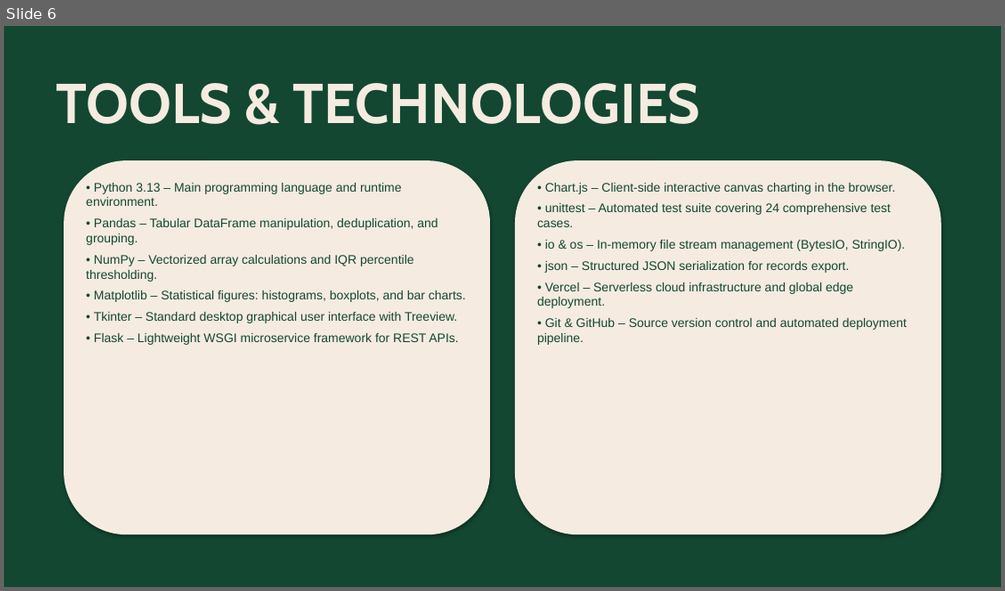
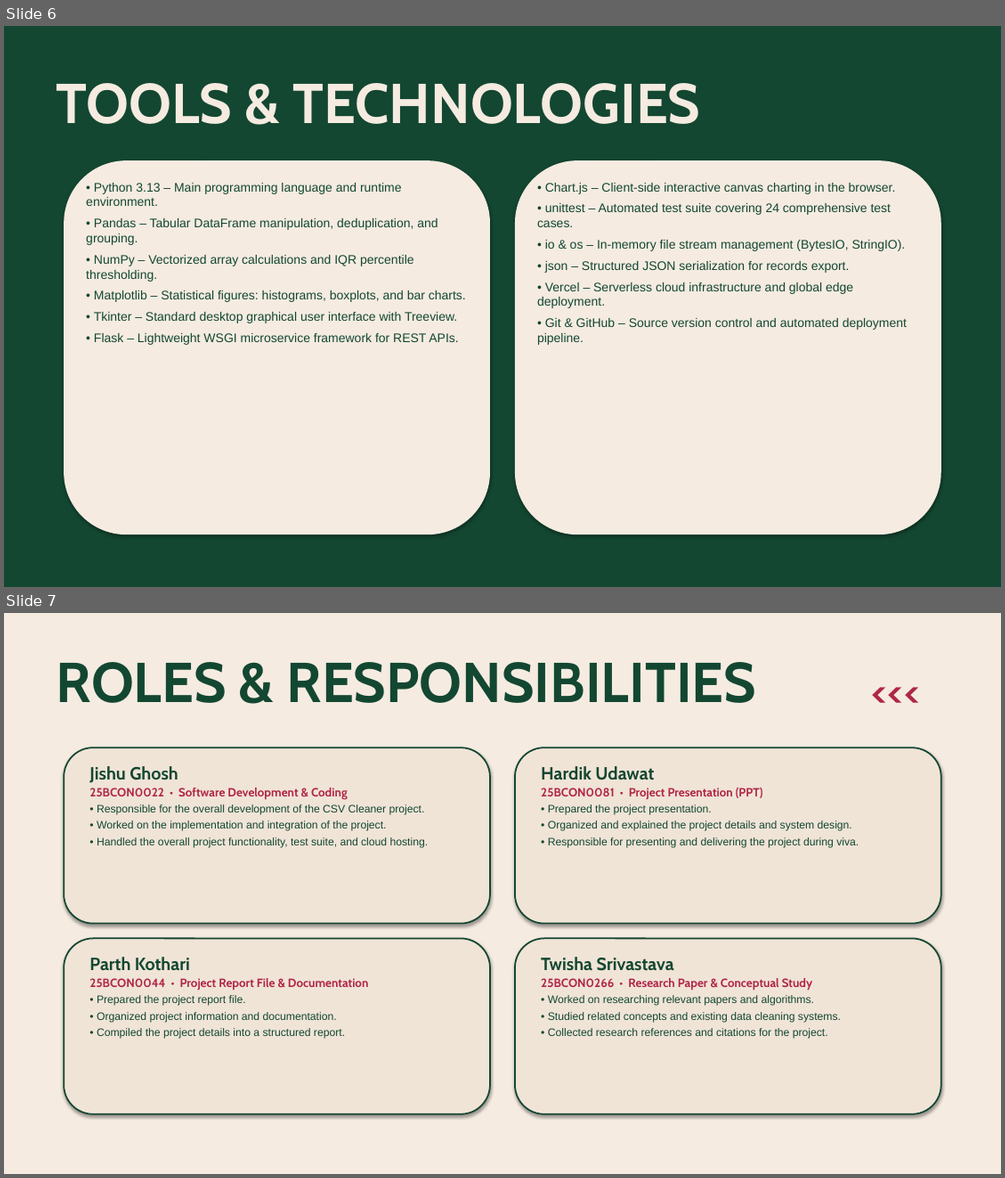
Before and after one commit to JISHU-GHOSH/csv-data-cleaner-analytics, a slide deck: CSV_Cleaner_14_Pages_Presentation.pptx. Shown one above the other, each under a label of ours: slide 6 before the commit, slides 6 and 7 after it. The pictures are 1005x591 and 1005x1178 pixels, drawn with LibreOffice and Linux fonts; fonts in the diff are those of the drawing. Boxes give left, top, right and bottom in pixels: in the first picture for what was removed or moved away, otherwise in the second. Text is boxed around its words. In the diff, an @@ line names an element or a change of style, - is before the commit and + after.

Commit message:
feat: update member roles (Parth: Report, Twisha: Research Paper, Hardik: PPT, Jishu: Code) and remove circles beside names

```diff
--- a/CSV_Cleaner_14_Pages_Presentation.pptx
+++ b/CSV_Cleaner_14_Pages_Presentation.pptx
@@ slide 7 added at (4, 613, 1001, 1174), background #FFFFFF @@
@@ rectangle added at (4, 613, 1001, 1174), fill #F5EBE1 @@
@@ text added at (57, 662, 757, 703), 54 pt, text #134731, bold @@
+ROLES & RESPONSIBILITIES
@@ text added at (864, 666, 976, 725), 36 pt, text #B02647, bold @@
+<<<
@@ rounded rectangle added at (64, 747, 490, 924), fill #F0E4D7, outline #134731 1.5 pt @@
@@ text added at (89, 766, 429, 848), 10.5 pt, text #134731 @@
+Jishu Ghosh
+25BCON0022 • Software Development & Coding
+• Responsible for the overall development of the CSV Cleaner project.
+• Worked on the implementation and integration of the project.
+• Handled the overall project functionality, test suite, and cloud hosting.
@@ rounded rectangle added at (515, 747, 941, 924), fill #F0E4D7, outline #134731 1.5 pt @@
@@ text added at (541, 766, 858, 848), 10.5 pt, text #134731 @@
+Hardik Udawat
+25BCON0081 • Project Presentation (PPT)
+• Prepared the project presentation.
+• Organized and explained the project details and system design.
+• Responsible for presenting and delivering the project during viva.
@@ rounded rectangle added at (64, 938, 490, 1114), fill #F0E4D7, outline #134731 1.5 pt @@
@@ text added at (89, 957, 369, 1038), 10.5 pt, text #134731 @@
+Parth Kothari
+25BCON0044 • Project Report File & Documentation
+• Prepared the project report file.
+• Organized project information and documentation.
+• Compiled the project details into a structured report.
@@ rounded rectangle added at (515, 938, 941, 1114), fill #F0E4D7, outline #134731 1.5 pt @@
@@ text added at (541, 957, 841, 1038), 10.5 pt, text #134731 @@
+Twisha Srivastava
+25BCON0266 • Research Paper & Conceptual Study
+• Worked on researching relevant papers and algorithms.
+• Studied related concepts and existing data cleaning systems.
+• Collected research references and citations for the project.
```
Also in this commit, not shown: 1 slide removed, 3 other files.
